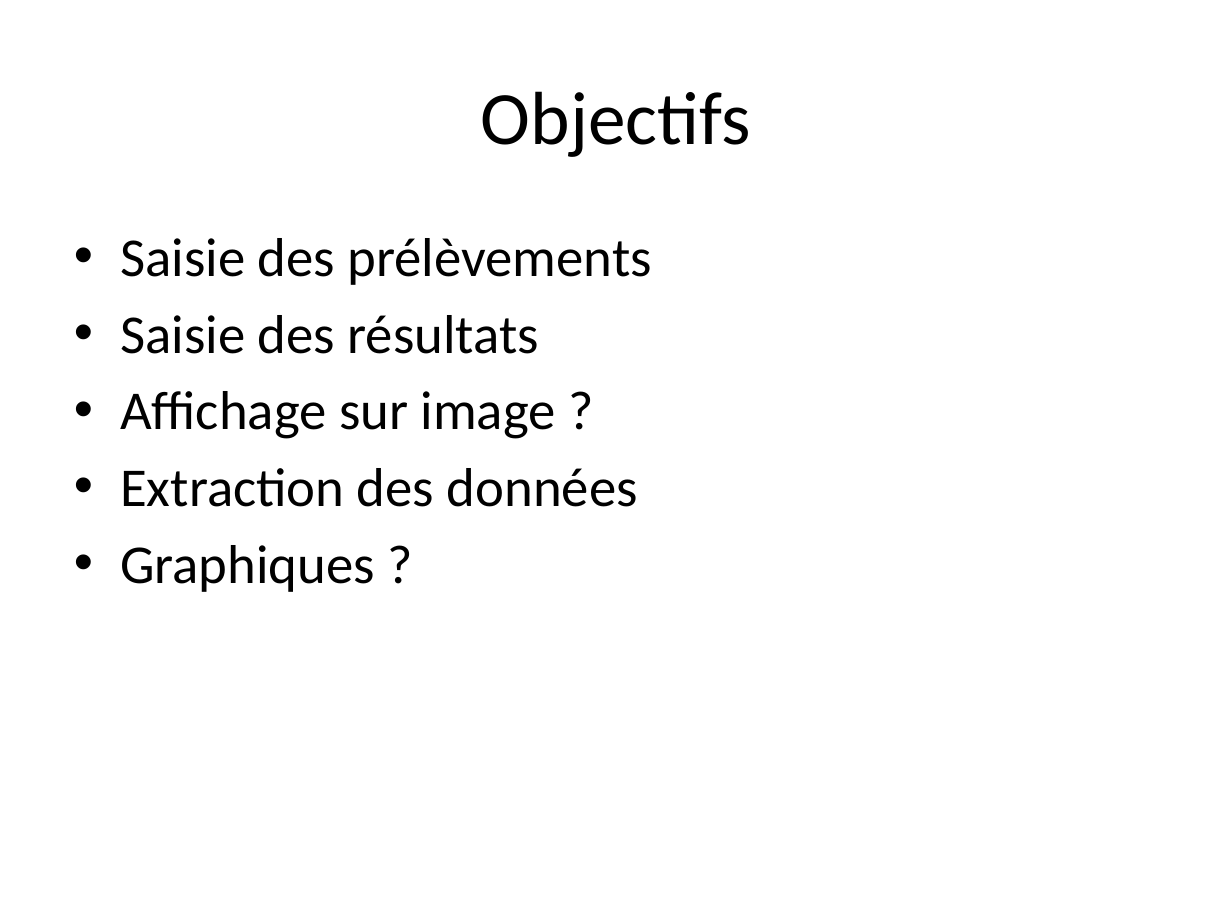
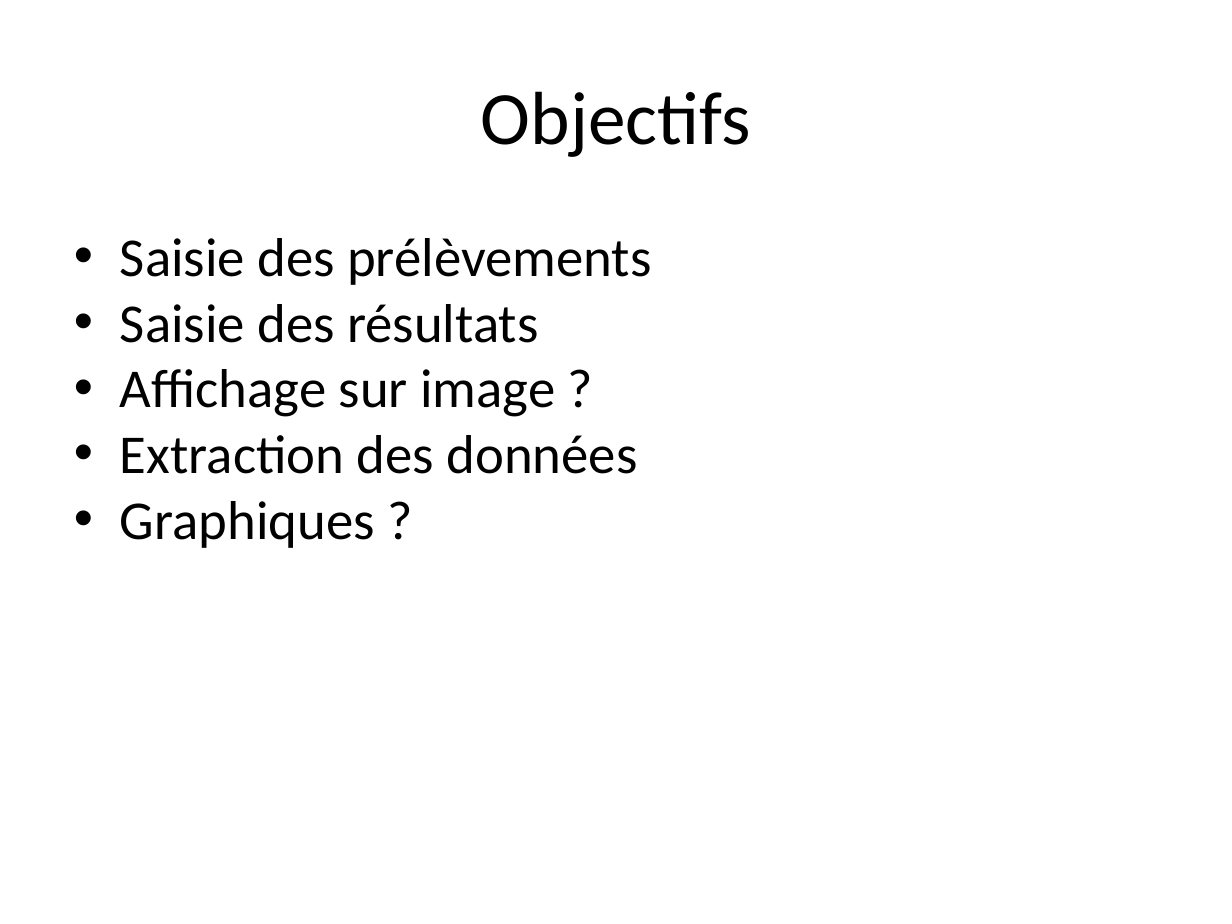
Before and after one commit to liavtavo/controle_microbio, a slide deck: slide 2 of php.pptx. Drawn at 1232x924 pixels with LibreOffice and Linux fonts; fonts in the diff are those of the drawing. Boxes give left, top, right and bottom in pixels: in the first picture for what was removed or moved away, otherwise in the second. Text is boxed around its words. In the diff, an @@ line names an element or a change of style, - is before the commit and + after.

```diff
--- a/php.pptx
+++ b/php.pptx
@@ text "Saisie des prélèvements" at (x1=120, y1=238, x2=651, y2=548): indent changed; less space between paragraphs @@
```
Also in this commit, not shown: 12 other slides changed, 1 slide added, 1 slide removed.
